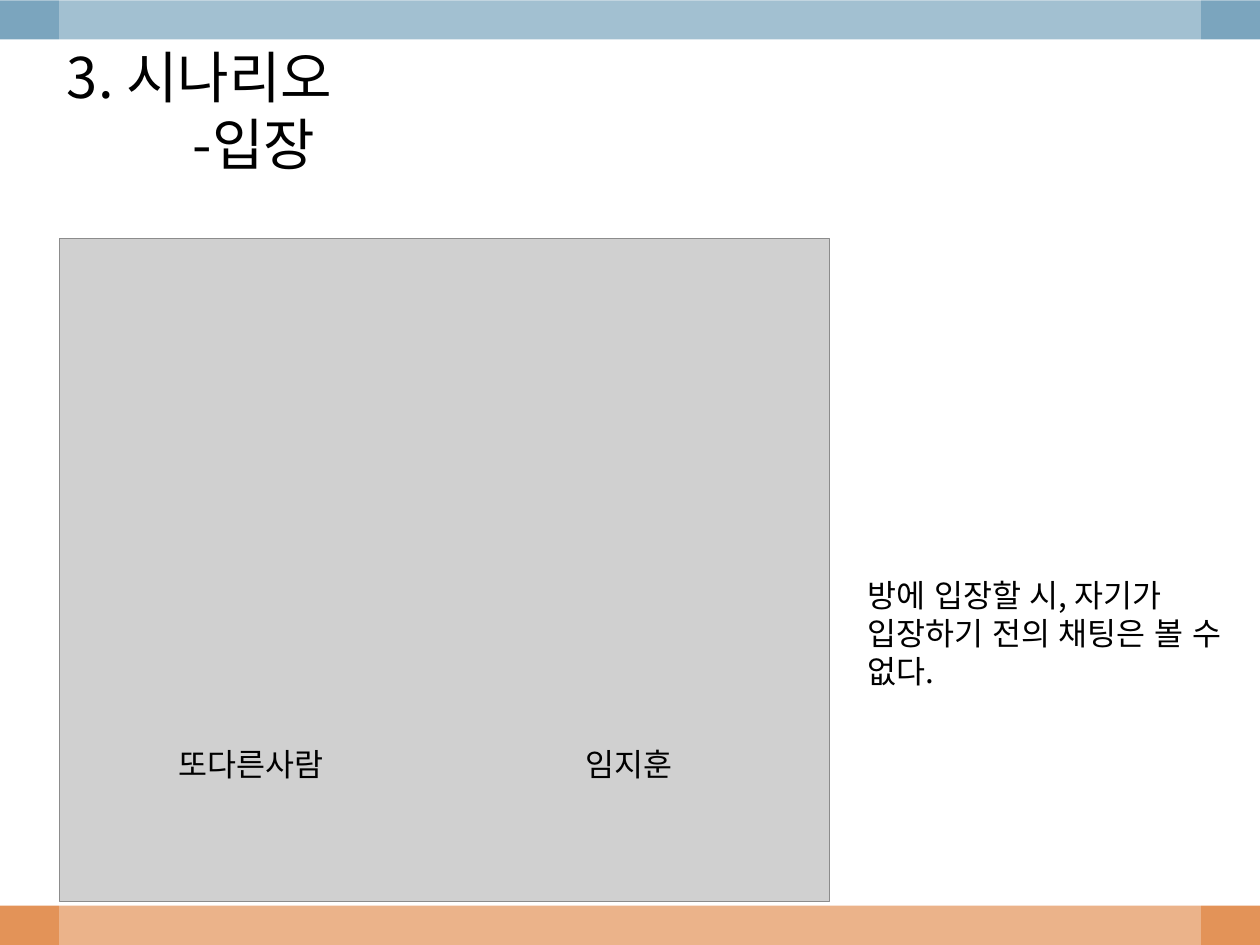
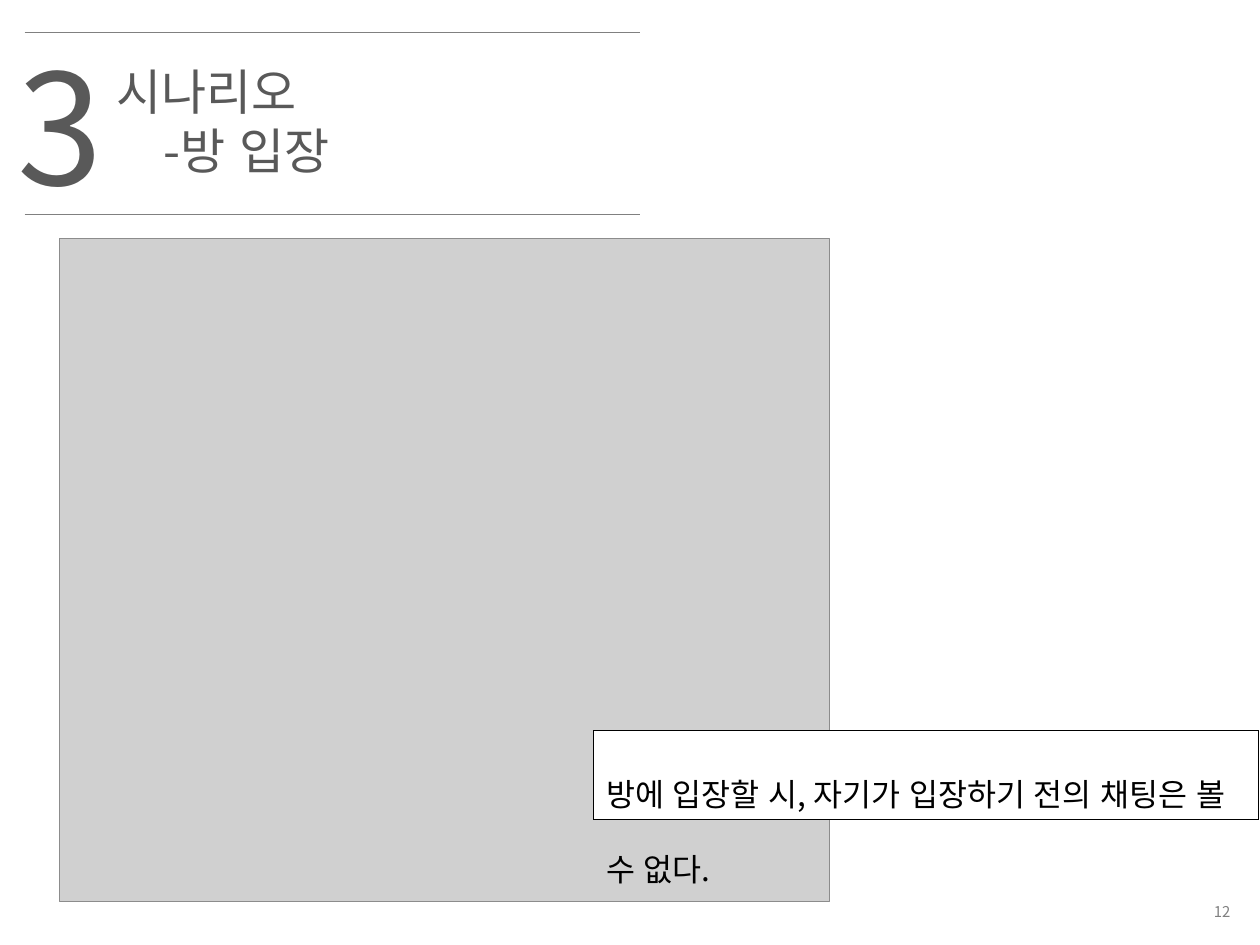
Before and after one commit to imjihun/EglobalStudy, a slide deck: slide 13 of ppt/chatting.pptx. Drawn at 1260x945 pixels with LibreOffice and Linux fonts; fonts in the diff are those of the drawing; grey boxes stand for pictures; background and template pictures are left out. Boxes give left, top, right and bottom in pixels: in the first picture for what was removed or moved away, otherwise in the second. Text is boxed around its words. In the diff, an @@ line names an element or a change of style, - is before the commit and + after.

```diff
--- a/ppt/chatting.pptx
+++ b/ppt/chatting.pptx
@@ rectangle removed at [0,0,1260,39] @@
@@ rectangle removed at [59,0,1201,945] @@
@@ text added at [17,32,102,215], 88 pt, text #595959 @@
+3
@@ line added from (25, 33) to (640, 33), #808080 0.75 pt @@
@@ text at [117,69,329,173]: text changed; size 32 to 28 pt; text colour #000000 to #595959 @@
-3. 시나리오
--입장
+시나리오
+-방 입장
@@ line added from (25, 214) to (640, 214), #808080 0.75 pt @@
@@ text removed at [586,749,673,779] @@
-임지훈
@@ rectangle "방에 입장할 시, 자기가 입장하기 ...": place and size @@
-rectangle "방에 입장할 시, 자기가 입장하기 ..." at [867,580,1221,686]
+rectangle "방에 입장할 시, 자기가 입장하기 ..." at [593,731,1259,820]
@@ rectangle "방에 입장할 시, 자기가 입장하기 ..." at [593,731,1259,820]: line spacing 1 to 2; fill none to #FFFFFF; outline none to #000000 0.75 pt @@
@@ text removed at [179,750,324,779] @@
-또다른사람
@@ rectangle removed at [0,906,1260,945] @@
@@ page number added at [1214,906,1231,917], 8.5 pt, text #808080 @@
+12
```
Also in this commit, not shown: 31 other slides changed, 2 slides added, 1 slide removed, 1 other file.
